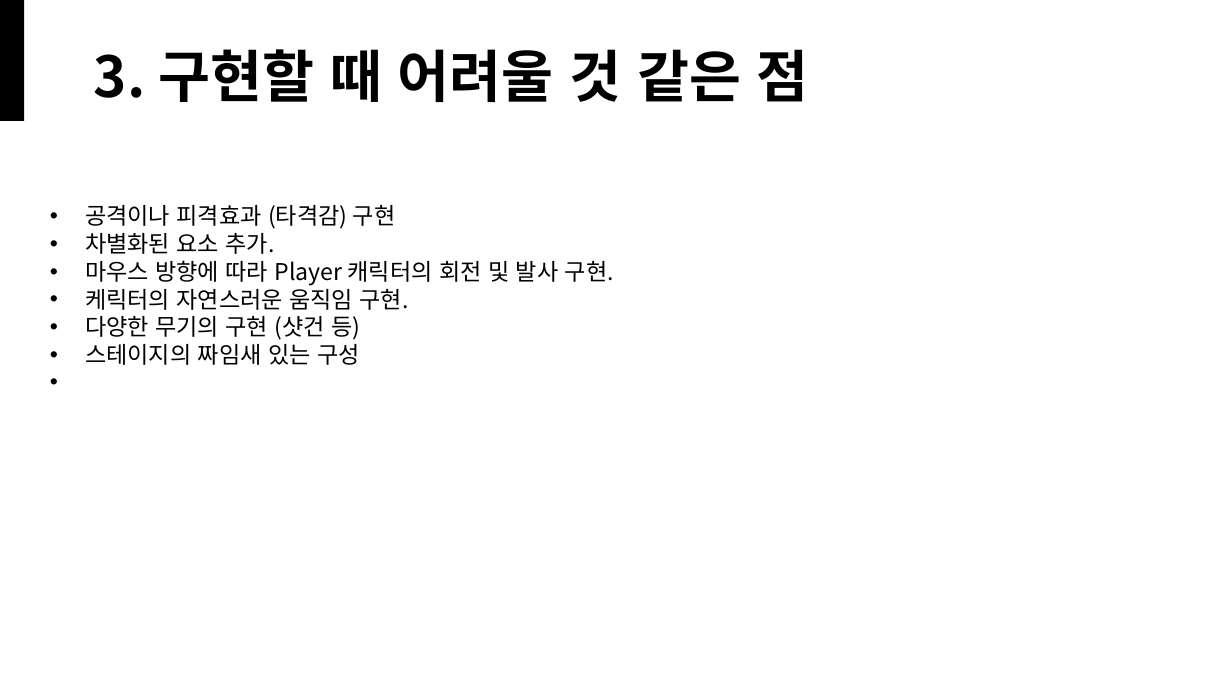
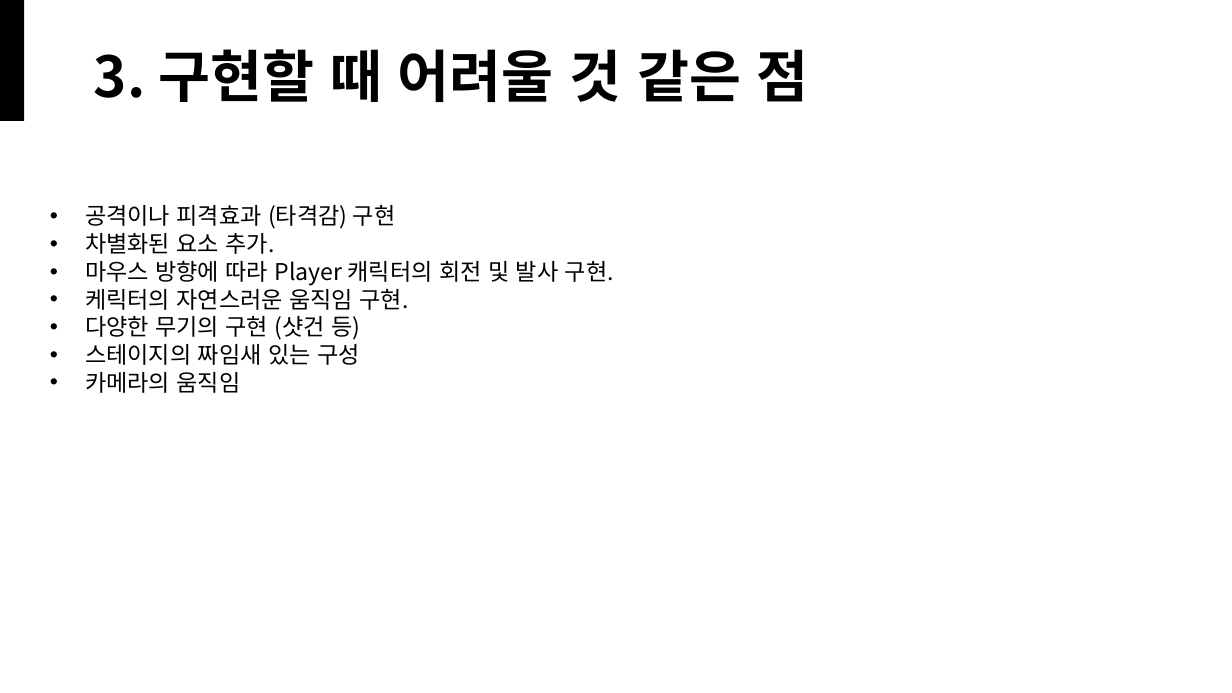
Before and after one commit to AKUMAKUgames/unityProTest, a slide deck: slide 4 of 발표자료 초안.pptx. Drawn at 1232x693 pixels with LibreOffice and Linux fonts; fonts in the diff are those of the drawing. Boxes give left, top, right and bottom in pixels: in the first picture for what was removed or moved away, otherwise in the second. Text is boxed around its words. In the diff, an @@ line names an element or a change of style, - is before the commit and + after.

Commit message:
Update 발표자료 초안.pptx
카메라무빙

```diff
--- a/발표자료 초안.pptx
+++ b/발표자료 초안.pptx
@@ text at (85, 372, 241, 393): paragraph added @@
+• 카메라의 움직임
```
